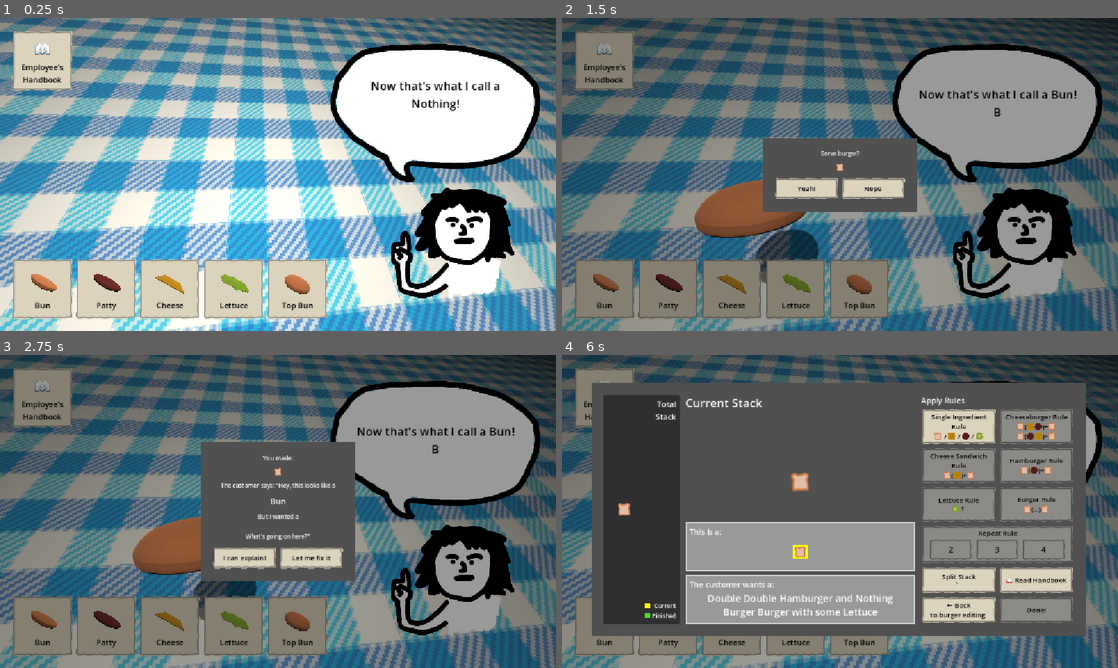
Above: before the commit, frames 1-4 (two rows, left to right).
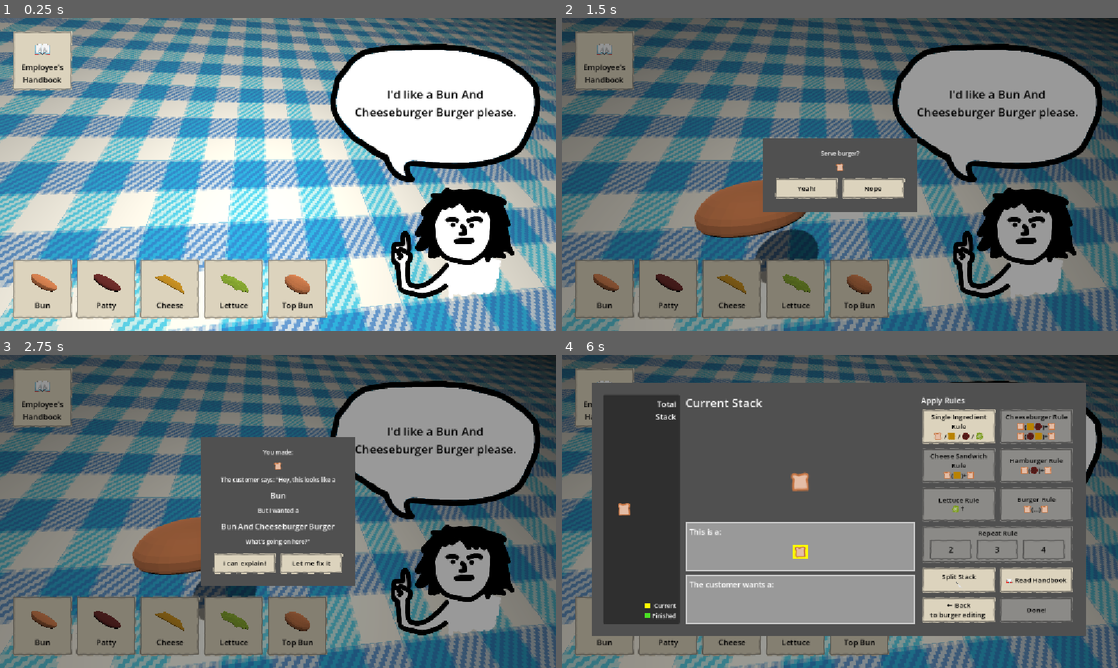
Above: after the commit, the same moments.

Repository: tobiaswahyudi/caesar-of-cheese
Game: Godot game, scene res://scenes/main.tscn
Two runs of this game, one before a commit and one after it. Both use one fixed random seed, a clock stepped at 60 frames per second and the inputs below.
Inputs (mouse positions are in pixels of both pictures, inside the frame that each line leads up to; where the layout moved, square brackets give the same spot in the first picture):
- Up to frame 1 (0.25 s): no input
- Up to frame 2 (1.5 s): click (856, 290) at 0.5 s; click (606, 61) at 1.25 s
- Up to frame 3 (2.75 s): click (244, 524) at 2 s
- Up to frame 4 (6 s): click (606, 627) at 2.75 s; click (667, 627) at 3.5 s; click (734, 627) at 4.25 s; click (795, 627) at 5 s; click (806, 564) [806, 558] at 5.75 s

The runs differ from the first frame. In frame 1, 1.1% of the frame differs, in the area x 63-93%, y 20-33%; in frame 2, 0.8%; in frame 3, 4.3%, in the area x 36-93%, y 23-74%; in frame 4, 0.7%.
Error after the commit: Invalid assignment of property or key 'target_name' with value of type 'String' on a base object of type 'Nil'. (res://scripts/gameplay_loop.gd:29)

Commit message:
Generate random name!

Diff:
--- a/project.godot
+++ b/project.godot
@@ -19,6 +19,7 @@
 
 Type="*uid://goqn27kgm16g"
 Parser="*uid://b7gbv1mh548oa"
+Generator="*uid://cypyxcepjvqe1"
 
 [display]
 
--- a/scenes/main.tscn
+++ b/scenes/main.tscn
@@ -1,12 +1,12 @@
 [gd_scene format=3 uid="uid://btpcjd5qqlwil"]
 
 [ext_resource type="Shader" uid="uid://c41251wk8l4vc" path="res://shader/dither.gdshader" id="1_a8y0u"]
+[ext_resource type="Script" uid="uid://5gy17n40txqo" path="res://scripts/gameplay_loop.gd" id="1_ya4ey"]
 [ext_resource type="PackedScene" uid="uid://cfe81yf5q7t4s" path="res://scenes/burger_view.tscn" id="2_choun"]
 [ext_resource type="Texture2D" uid="uid://c1vwtgl1k4jr5" path="res://img/customer.png" id="2_jyhfs"]
 [ext_resource type="Texture2D" uid="uid://bojb1c3qc2h4b" path="res://img/bubble.png" id="3_tbgi4"]
 [ext_resource type="PackedScene" uid="uid://2s881mr80vqj" path="res://scenes/Ingredient_2d.tscn" id="6_tefeu"]
 [ext_resource type="Theme" uid="uid://ct3uyhalnf088" path="res://ui/button_theme_2.tres" id="7_ya4ey"]
-[ext_resource type="Script" uid="uid://doa2ilwpvpgga" path="res://scripts/say_name.gd" id="8_ya4ey"]
 [ext_resource type="PackedScene" uid="uid://fdd35k3ew65n" path="res://scenes/burger_preview_scene.tscn" id="10_ya4ey"]
 [ext_resource type="PackedScene" uid="uid://k2h381n0xo37" path="res://scenes/burger_confirm_scene.tscn" id="12_eb6dy"]
 [ext_resource type="PackedScene" uid="uid://cwi42op8d5nmp" path="res://scenes/handbook.tscn" id="12_trceg"]
@@ -19,26 +19,31 @@
 [sub_resource type="ViewportTexture" id="ViewportTexture_o6xl0"]
 viewport_path = NodePath("SubViewportContainer/TextureViewport")
 
-[sub_resource type="ViewportTexture" id="ViewportTexture_ya4ey"]
+[sub_resource type="ViewportTexture" id="ViewportTexture_eb6dy"]
 viewport_path = NodePath("HBoxContainer/Button0/CenterContainer/VBoxContainer/Ingredient2d/SubViewport")
 
-[sub_resource type="ViewportTexture" id="ViewportTexture_eb6dy"]
+[sub_resource type="ViewportTexture" id="ViewportTexture_trceg"]
 viewport_path = NodePath("HBoxContainer/Button1/CenterContainer/VBoxContainer/Ingredient2d/SubViewport")
 
-[sub_resource type="ViewportTexture" id="ViewportTexture_trceg"]
+[sub_resource type="ViewportTexture" id="ViewportTexture_a8y0u"]
 viewport_path = NodePath("HBoxContainer/Button2/CenterContainer/VBoxContainer/Ingredient2d/SubViewport")
 
-[sub_resource type="ViewportTexture" id="ViewportTexture_a8y0u"]
+[sub_resource type="ViewportTexture" id="ViewportTexture_jkv2x"]
 viewport_path = NodePath("HBoxContainer/Button3/CenterContainer/VBoxContainer/Ingredient2d/SubViewport")
 
-[sub_resource type="ViewportTexture" id="ViewportTexture_jkv2x"]
+[sub_resource type="ViewportTexture" id="ViewportTexture_jbj1t"]
 viewport_path = NodePath("HBoxContainer/Button4/CenterContainer/VBoxContainer/Ingredient2d/SubViewport")
 
-[node name="Control" type="Control" unique_id=2014543929]
+[node name="Control" type="Control" unique_id=2014543929 node_paths=PackedStringArray("customer_label", "preview_modal")]
 layout_mode = 3
 anchors_preset = 0
 offset_right = 1152.0
 offset_bottom = 648.0
+script = ExtResource("1_ya4ey")
+customer_label = NodePath("SpeechBubble/Label")
+customer_label_string_prefix = "I'd like a"
+customer_label_string_suffix = "please."
+preview_modal = NodePath("BurgerPreviewScene")
 
 [node name="SubViewportContainer" type="SubViewportContainer" parent="." unique_id=1255632699]
 material = SubResource("ShaderMaterial_jkv2x")
@@ -88,7 +93,7 @@
 texture = ExtResource("3_tbgi4")
 expand_mode = 1
 
-[node name="Label" type="Label" parent="SpeechBubble" unique_id=34052215 node_paths=PackedStringArray("burger_manager")]
+[node name="Label" type="Label" parent="SpeechBubble" unique_id=34052215]
 layout_mode = 0
 offset_left = 50.0
 offset_top = 69.0
@@ -100,10 +105,6 @@
 horizontal_alignment = 1
 vertical_alignment = 1
 autowrap_mode = 2
-script = ExtResource("8_ya4ey")
-prefix = "Now that's what I call a "
-suffix = "!"
-burger_manager = NodePath("../../SubViewportContainer/TextureViewport/BurgerView")
 
 [node name="HBoxContainer" type="HBoxContainer" parent="." unique_id=423460041]
 layout_mode = 0
--- a/scenes/naming_ui.gd
+++ b/scenes/naming_ui.gd
@@ -33,6 +33,7 @@
 @export var current_stack_label: RichTextLabel
 @export var stack_name_label: RichTextLabel
 @export var current_stack_label_width: int
+@export var target_stack_name_label: RichTextLabel
 
 @export_group("Display Configs")
 @export_subgroup("Strings")
@@ -60,6 +61,7 @@
 var total_bst: Parser.BST
 var bst_history: Array[Parser.BST] = []
 var overall_stack_name: String = ""
+var target_name: String = ""
 
 var is_done_naming: bool:
 	get():
@@ -128,6 +130,7 @@
 		return stack_bbstring
 	)
 	stack_name_label.text = overall_stack_name
+	target_stack_name_label.text = target_name
 
 func eval_state() -> void:
 	eval_button_state()
--- a/scenes/naming_ui.tscn
+++ b/scenes/naming_ui.tscn
@@ -30,7 +30,7 @@
 axis_stretch_horizontal = 2
 axis_stretch_vertical = 2
 
-[node name="NamingUi" type="Control" unique_id=1326688869 no …(402 unchanged characters)… rent_stack_label", "stack_name_label", "undo_or_back_label")]
+[node name="NamingUi" type="Control" unique_id=1326688869 no …(402 unchanged characters)… rent_stack_label", "stack_name_label", "target_stack_name_label", "undo_or_back_label")]
 layout_mode = 3
 anchors_preset = 15
 anchor_right = 1.0
@@ -58,6 +58,7 @@
 current_stack_label = NodePath("PanelContainer/MarginContainer/HBoxContainer/CurrentStack/CurrentStackImgDisplay")
 stack_name_label = NodePath("PanelContainer/MarginContainer/HBoxContainer/CurrentStack/Panel/MarginContainer/TotalStack/TotalStackNameLabel")
 current_stack_label_width = 460
+target_stack_name_label = NodePath("PanelContainer/MarginContainer/HBoxContainer/CurrentStack/Panel3/MarginContainer/CurrentStack/TargetName")
 undo_or_back_label = NodePath("PanelContainer/MarginContainer/HBoxContainer/Buttons/ButtonsGrid2/UndoBackButton/MarginContainer/RichTextLabel")
 done_editing_label = "All done!"
 img_path_bun = "uid://b6drcx0m4m2wn"
@@ -293,7 +294,7 @@
 layout_mode = 2
 text = "The customer wants a:"
 
-[node name="RichTextLabel" type="RichTextLabel" parent="PanelContainer/MarginContainer/HBoxContainer/CurrentStack/Panel3/MarginContainer/CurrentStack" unique_id=705663066]
+[node name="TargetName" type="RichTextLabel" parent="PanelContainer/MarginContainer/HBoxContainer/CurrentStack/Panel3/MarginContainer/CurrentStack" unique_id=705663066]
 layout_mode = 2
 size_flags_vertical = 3
 size_flags_stretch_ratio = 2.0
--- /dev/null
+++ b/scripts/burger_generator.gd
@@ -0,0 +1,72 @@
+extends Node
+
+func choose(arr: Array[Variant]) -> Variant:
+	return arr[floor(randf() * len(arr))]
+
+var ingredients: Array[Ingredient.IngredientType] = [
+	Ingredient.IngredientType.Bun,
+	Ingredient.IngredientType.Lettuce,
+	Ingredient.IngredientType.Patty,
+	Ingredient.IngredientType.Cheese,
+]
+
+var multipliers: Array[String] = ['Double','Triple','Quadruple'];
+
+var bases: Array[Parser.BST] = [
+	Parser.greedy_parse("BPB"),
+	Parser.greedy_parse("BPCB"),
+	Parser.greedy_parse("BCB"),
+	Parser.greedy_parse("BB")
+]
+
+func generate_structurally(p_len: int) -> Array[String]:
+	var action = '';
+
+	if p_len <= 0:
+		print('p_len {0}! how?'.format([p_len]))
+		return []
+
+	if p_len == 1:
+		return [
+			Type.IngredientName[choose(ingredients)]
+		];
+
+	if p_len == 2:
+		if randf() < 0.3:
+			action = "multiplier";
+		else:
+			return [choose(bases).deep_clone().get_name()]
+
+	if p_len >= 3:
+		var rand = randf();
+		if rand < 0.2:
+			action = "cut";
+		elif rand < 0.6:
+			action = "multiplier";
+		else:
+			action = "burger";
+
+	print(' '.repeat(p_len) + ' p_len ' + str(p_len) + ' action ' + action)
+	if action == "multiplier":
+		var c_mult: Array[String] = [choose(multipliers)]
+		var gen_rest: Array[String] = generate_structurally(p_len - 1)
+		print("mult + " + str(c_mult) + " " + str(gen_rest))
+		return c_mult + gen_rest
+	if action == "burger":
+		var gen_rest: Array[String] = generate_structurally(p_len - 1)
+		var burger: Array[String] = ["Burger"]
+		return gen_rest + burger
+	if action == "cut":
+		var leftCount = int(floor(randf() * (p_len - 3)) + 1);
+		var rightCount = int(p_len - 1 - leftCount);
+
+		var gen_left: Array[String] = generate_structurally(leftCount)
+		var gen_right: Array[String] = generate_structurally(rightCount)
+		var l_and: Array[String] = ['And']
+
+		return gen_left + l_and + gen_right;
+	return []
+
+
+func solve_name(arr: Array[String]) -> String:
+	return ' '.join(arr)
--- /dev/null
+++ b/scripts/gameplay_loop.gd
@@ -0,0 +1,33 @@
+extends Control
+
+@export_group("Params")
+@export var name_complexity: int = 5
+
+@export_group("Customer")
+@export var customer_label: Label
+@export var customer_label_string_prefix: String
+@export var customer_label_string_suffix: String
+
+@export_group("Popups")
+@export var preview_modal: PreviewPopup
+@export var naming_ui: NamingUI
+
+func init_loop():
+	# Get random burger name
+	var random_name: String = Generator.solve_name(Generator.generate_structurally(name_complexity))
+
+	# Make sure it's a burger
+	if not random_name.ends_with(" Burger"):
+		random_name += ' Burger'
+	# Assign burger name to customer
+	customer_label.text = " ".join([customer_label_string_prefix, random_name, customer_label_string_suffix])
+	print("|" + customer_label_string_prefix + "|")
+	print("|" + random_name + "|")
+	print("|" + customer_label_string_suffix + "|")
+	# Assign burger name to preview modal
+	preview_modal.target_name = random_name
+	naming_ui.target_name = random_name
+	# I think thats it
+
+func _ready() -> void:
+	init_loop()
--- a/scripts/namer.gd
+++ b/scripts/namer.gd
@@ -136,7 +136,7 @@
 		if children[0].is_patty_cheese_sequence():
 			var split = children[0].get_name(unres_func).split(" ")
 			var tuples = split.slice(0, len(split) - 3) # "Patty and Cheese" or "Cheese and Patty"
-			return " ".join(tuples) + " Cheeseburger"
+			return (" ".join(tuples) + " Cheeseburger").trim_prefix(" ")
 		if children[0].is_cheese_sequence():
 			return children[0].get_name(unres_func) + " Sandwich"
 		return children[0].get_name(unres_func) + " Burger"
@@ -214,6 +214,8 @@
 
 func check_rule_repeat(string: String, tgt_repeat: int) -> bool:
 	var strlen = len(string)
+	if strlen == 0:
+		return true
 	if strlen % tgt_repeat != 0:
 		return false
 	var all_good: bool = true
Not shown: 5 places in scenes/main.tscn that only renumber resources
Not shown, added: scripts/burger_generator.gd.uid
Not shown, added: scripts/gameplay_loop.gd.uid
